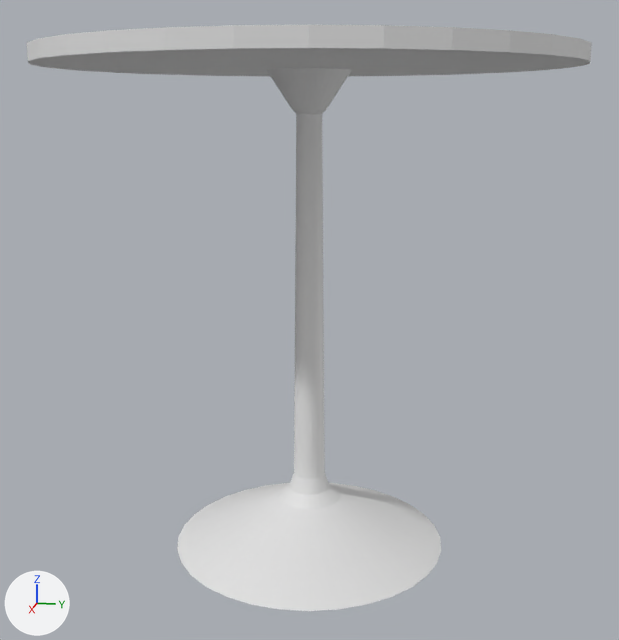
Before and after pictures for a commit that changed the FBX model Assets/Models/Environment/AA-STAGE PIECES/Table.fbx.
Camera for both pictures: a 50 mm camera at (1.867, 0.374, 1.01) aimed at (0.005, 0.002, 0.544). Every picture has the same lights, and +X, +Y and +Z are marked at lower left.

Before the edit, the objects in view are built like this:
```python
me_cylinder = bpy.data.meshes.new('Cylinder')
me_cylinder.from_pydata(...)  # 320 vertices, 290 faces; spans x -0.572..0.572, y -0.572..0.572, z 0.0..1.13
ob_cylinder = bpy.data.objects.new('Cylinder', me_cylinder)
ob_cylinder.location = (0.0, 0.0, 0.0)
```
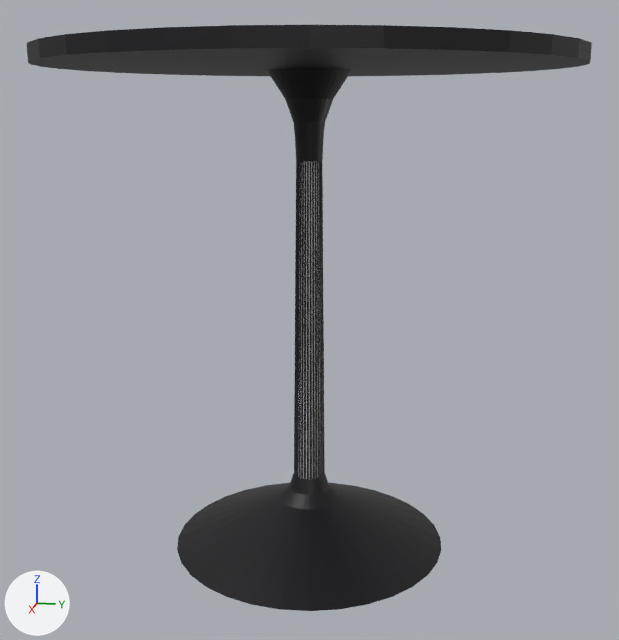
Where the change shows, as pixel boxes [x1, y1, x2, y2] in the pictures (619 x 640 px):
part 1 of me_cylinder, built on
    before: [289, 110, 329, 495]
    after: [285, 99, 333, 495]
part 2 of me_cylinder, recoloured (white to black)
    both: [27, 25, 592, 611]

What changed in the scene script:
```text
Add mat_screen_chand_corner_008:
    mat_screen_chand_corner_008 = principled_material('Screen.CHAND/Corner.008')
    mat_screen_chand_corner_008.base_color = (0.8, 0.8, 0.8)  # white #e7e7e7
    mat_screen_chand_corner_008.roughness = 0.4
Add mat_main_018:
    mat_main_018 = principled_material('MAIN.018')
    mat_main_018.base_color = (0.00218, 0.00124, 0.00345)  # black #07040b
Change me_cylinder:
    used by ob_cylinder; location = (0.0, 0.0, 0.0)
    remove me_cylinder.from_pydata(...)  # 320 vertices, 290 faces; spans x -0.572..0.572, y -0.572..0.572, z 0.0..1.13
    add me_cylinder.from_pydata(...)  # 1046 vertices, 980 faces; spans x -0.572..0.572, y -0.572..0.572, z 0.0..1.13
    me_cylinder part 1: 64 vertices moved from x -0.037..0.037, y -0.037..0.037, z 0.168..1.009 to x -0.051..0.051, y -0.051..0.051, z 0.167..1.031; 32 vertices removed from x -0.028..0.028, y -0.028..0.028, z 1.0; 758 vertices added at x -0.507..0.507, y -0.507..0.507, z 0.167..1.13
    me_cylinder part 2: 162 faces spanning x -0.572..0.572, y -0.572..0.572, z 0.0..1.13 switch from no material to mat_main_018 (black #07040b)
    add me_cylinder.materials.append(mat_screen_chand_corner_008)  # white #e7e7e7
```
